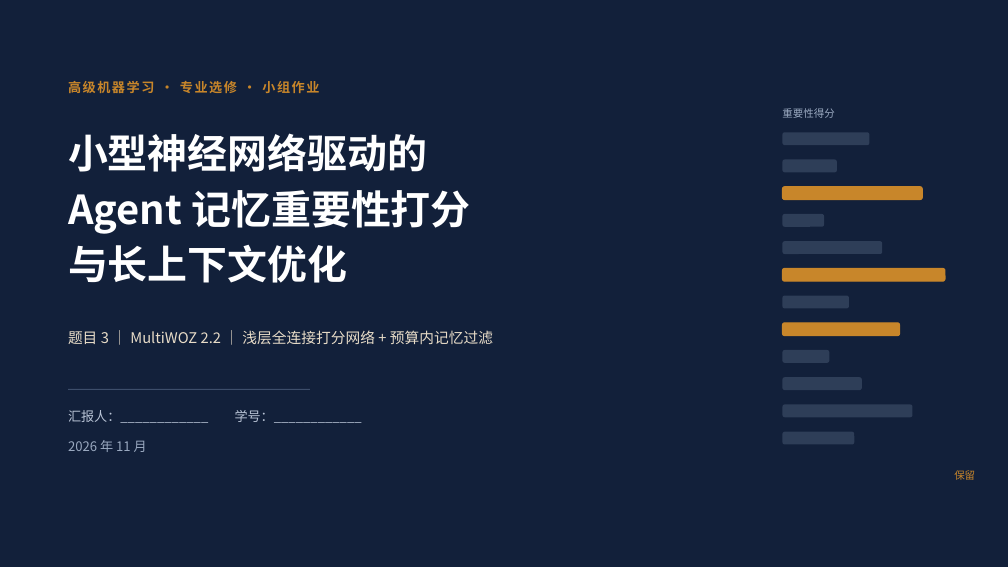
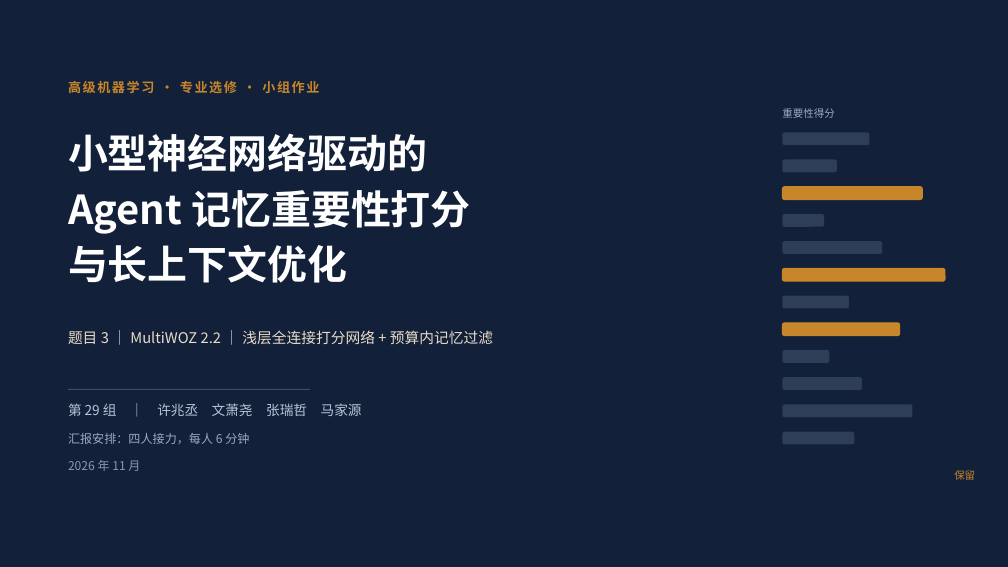
Before and after one commit to MinamiFi/machine_learning_homework, a slide deck: slide 1 of exp/slides/题目三_记忆打分_汇报.pptx. Drawn at 1008x567 pixels with LibreOffice and Linux fonts; fonts in the diff are those of the drawing. Boxes give left, top, right and bottom in pixels: in the first picture for what was removed or moved away, otherwise in the second. Text is boxed around its words. In the diff, an @@ line names an element or a change of style, - is before the commit and + after.

```diff
--- a/exp/slides/题目三_记忆打分_汇报.pptx
+++ b/exp/slides/题目三_记忆打分_汇报.pptx
@@ text at <box>68,403,362,416</box>: text changed; size 12.5 to 13 pt @@
-汇报人：____________ 学号：____________
+第 29 组 ｜ 许兆丞 文萧尧 张瑞哲 马家源
@@ text added at <box>68,433,249,444</box>, 11.5 pt, text #9AA9C0 @@
+汇报安排：四人接力，每人 6 分钟
@@ text "2026 年 11 月": place and size @@
-text "2026 年 11 月" at <box>68,440,147,452</box>
+text "2026 年 11 月" at <box>68,460,140,471</box>
@@ text "2026 年 11 月" at <box>68,460,140,471</box>: size 12.5 to 11.5 pt, text colour #9AA9C0 to #8A99B0 @@
```
Also in this commit, not shown: 14 other slides changed, 1 slide added, 1 slide removed, 4 other files.
